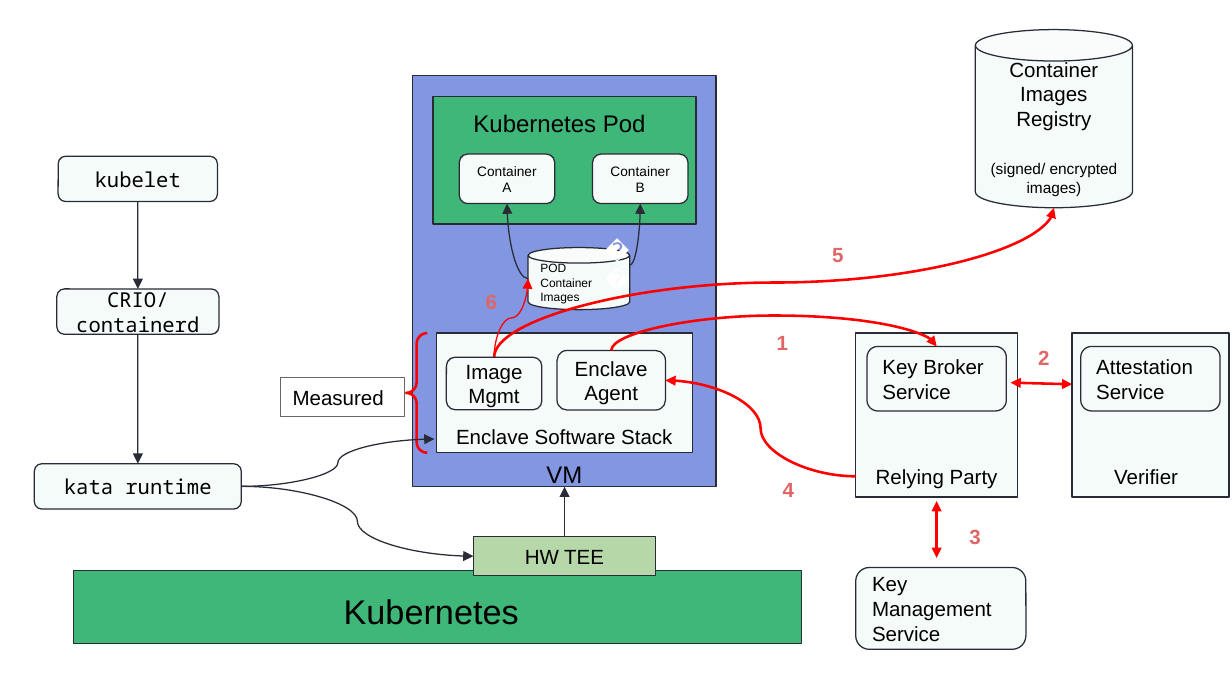
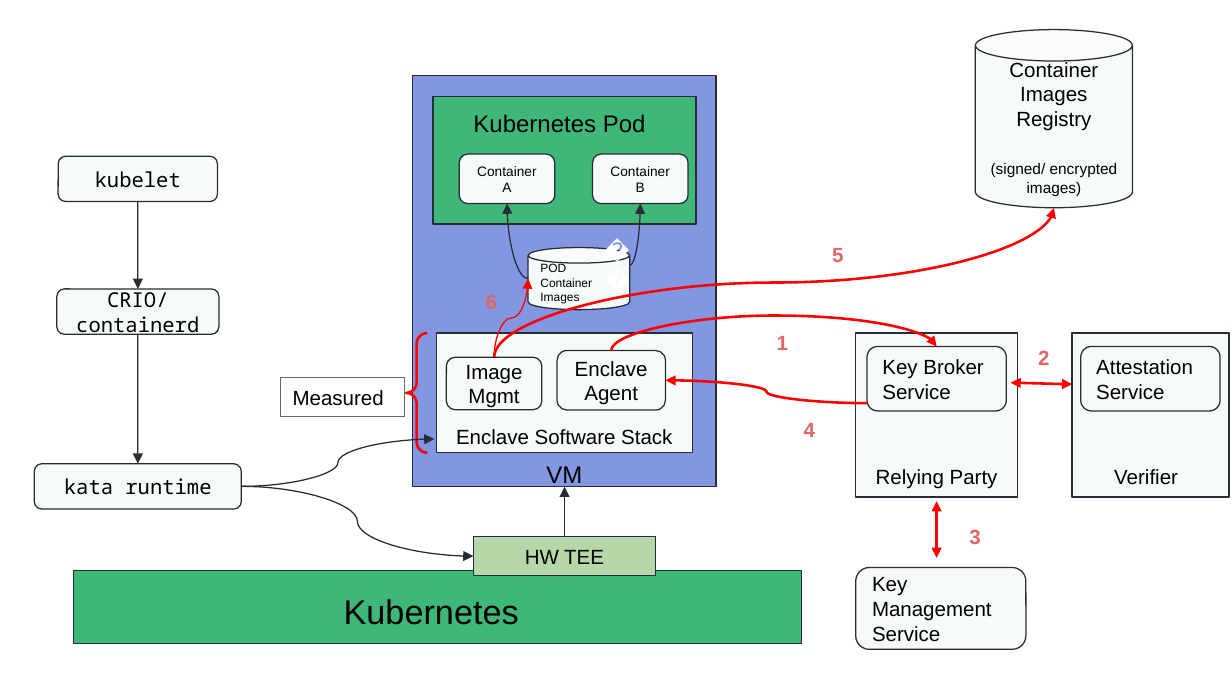
Before and after one commit to confidential-containers/confidential-containers, a slide deck: slide 3 of architecture_diagrams.pptx. Drawn at 1232x693 pixels with LibreOffice and Linux fonts; fonts in the diff are those of the drawing. Boxes give left, top, right and bottom in pixels: in the first picture for what was removed or moved away, otherwise in the second. Text is boxed around its words. In the diff, an @@ line names an element or a change of style, - is before the commit and + after.

```diff
--- a/architecture_diagrams.pptx
+++ b/architecture_diagrams.pptx
@@ curved arrow moved from (856, 477) - (665, 381) to (867, 403) - (665, 381) @@
@@ text "🔑": place and size @@
-text "🔑" at [724,442,761,487]
+text "🔑" at [742,399,779,444]
@@ text "4": place and size @@
-text "4" at [783,483,794,497]
+text "4" at [804,423,815,437]
```
Also in this commit, not shown: 4 other slides changed, 3 slides added, 1 slide removed, 8 other files.
